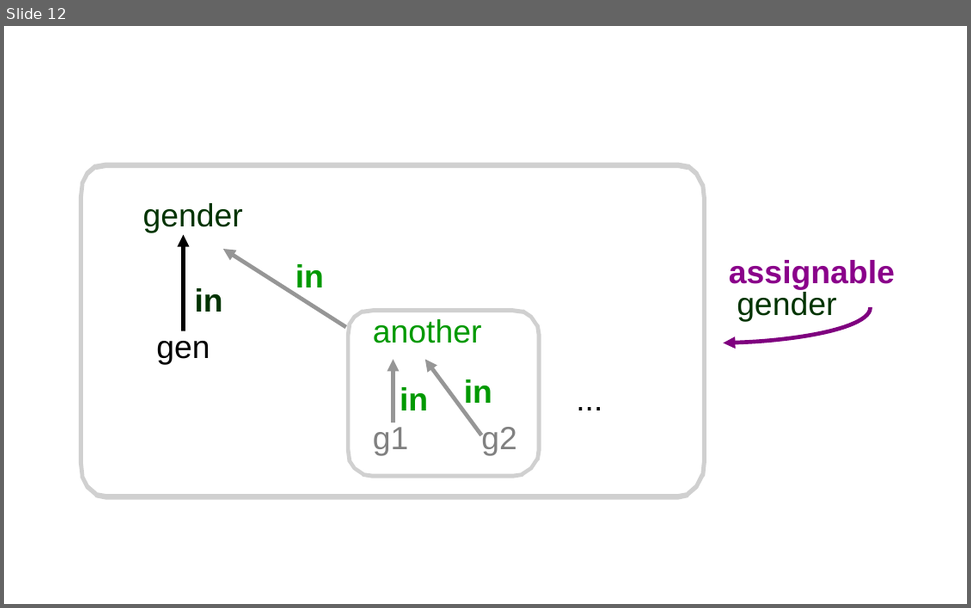
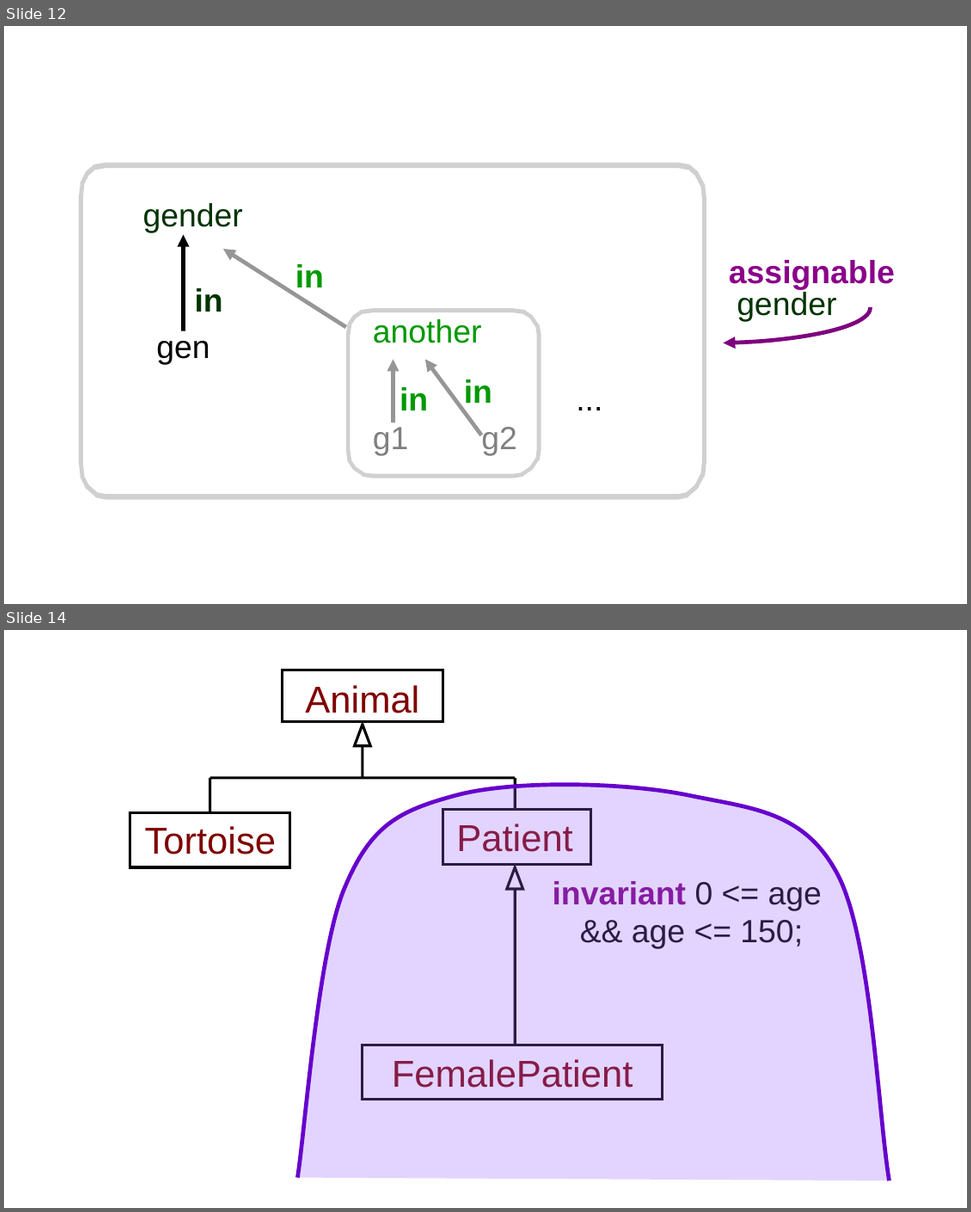
Before and after one commit to GaloisInc/ESCJava2, a slide deck: ESCTools/slides/CAV2007Tutorial/new-diagrams.ppt. Shown one above the other, each under a label of ours: slide 12 before the commit, slides 12 and 14 after it; the slides between them are not shown. The pictures are 971x608 and 971x1212 pixels, drawn with LibreOffice and Linux fonts; fonts in the diff are those of the drawing; grey boxes stand for pictures; background and template pictures are left out. Boxes give left, top, right and bottom in pixels: in the first picture for what was removed or moved away, otherwise in the second. Text is boxed around its words. In the diff, an @@ line names an element or a change of style, - is before the commit and + after.

```diff
--- a/ESCTools/slides/CAV2007Tutorial/new-diagrams.ppt
+++ b/ESCTools/slides/CAV2007Tutorial/new-diagrams.ppt
@@ slide 14 added at box(4, 630, 967, 1208), background #FFFFFF @@
@@ rectangle added at box(283, 670, 443, 721), outline #000000 2.01 pt @@
@@ text added at box(305, 685, 419, 713), 28 pt, text #7F0000 @@
+Animal
@@ triangle added at box(355, 725, 371, 745), outline #000000 2.01 pt @@
@@ line added from (363, 777) to (363, 745), #000000 2.01 pt @@
@@ line added from (210, 777) to (210, 813), #000000 2.01 pt @@
@@ line added from (210, 777) to (516, 777), #000000 2.01 pt @@
@@ freeform shape added at box(298, 780, 889, 1181), fill #9966FF at 28% opacity, outline #6600CC 3 pt @@
@@ line added from (516, 809) to (516, 777), #000000 2.01 pt @@
@@ rectangle added at box(443, 809, 591, 864), outline #000000 2.01 pt @@
@@ rectangle added at box(130, 813, 291, 868), outline #000000 2.01 pt @@
@@ text added at box(145, 826, 276, 854), 28 pt, text #7F0000 @@
+Tortoise
@@ text added at box(456, 824, 572, 852), 28 pt, text #7F0000 @@
+Patient
@@ triangle added at box(507, 868, 523, 889), outline #000000 2.01 pt @@
@@ text added at box(553, 881, 822, 949), 24 pt, text #000000 @@
+invariant 0 <= age
+&& age <= 150;
@@ line added from (516, 1045) to (516, 889), #000000 2.01 pt @@
@@ rectangle added at box(363, 1045, 662, 1100), outline #000000 2.01 pt @@
@@ text added at box(392, 1059, 633, 1088), 28 pt, text #7F0000 @@
+FemalePatient
```
Also in this commit, not shown: 2 slides changed, 13 other slides added, 20 other files.
